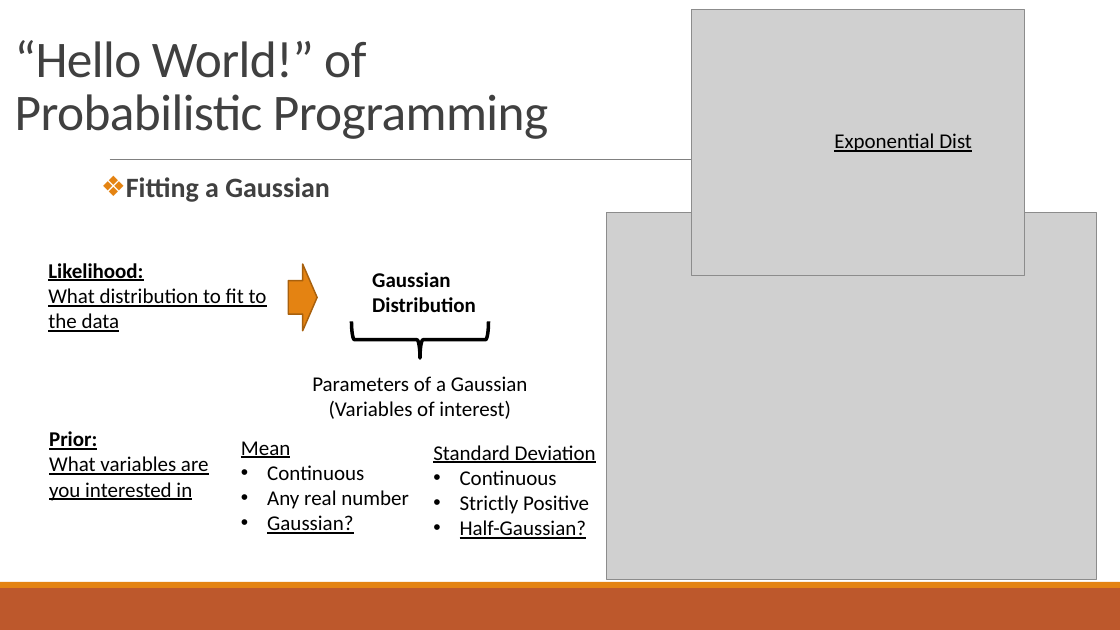
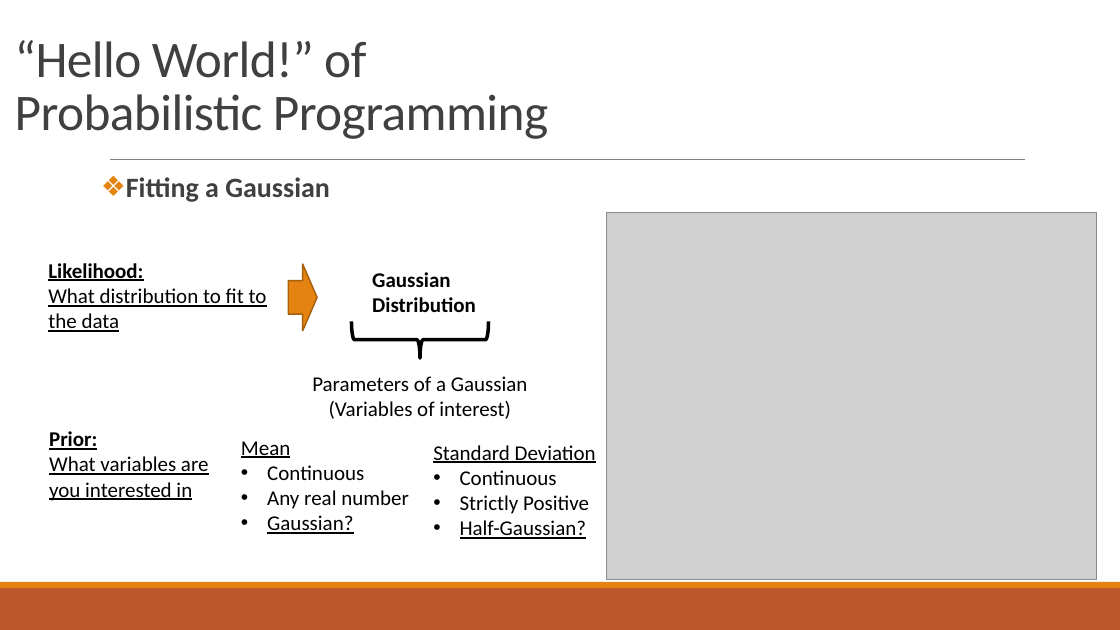
Before and after one commit to abuzarmahmood/teachables, a slide deck: slide 14 of Bayesian_Modeling_Lecture/Adv_Data_Analysis_Bayesian_Modeling.pptx (slide 12 before the commit). Drawn at 1120x630 pixels with LibreOffice and Linux fonts; fonts in the diff are those of the drawing; grey boxes stand for pictures. Boxes give left, top, right and bottom in pixels: in the first picture for what was removed or moved away, otherwise in the second. Text is boxed around its words. In the diff, an @@ line names an element or a change of style, - is before the commit and + after.

```diff
--- a/Bayesian_Modeling_Lecture/Adv_Data_Analysis_Bayesian_Modeling.pptx
+++ b/Bayesian_Modeling_Lecture/Adv_Data_Analysis_Bayesian_Modeling.pptx
@@ picture removed at (692,9,1025,276) @@
@@ text removed at (834,133,972,152) @@
-Exponential Dist
```
Also in this commit, not shown: 2 other slides changed, 8 slides added.
